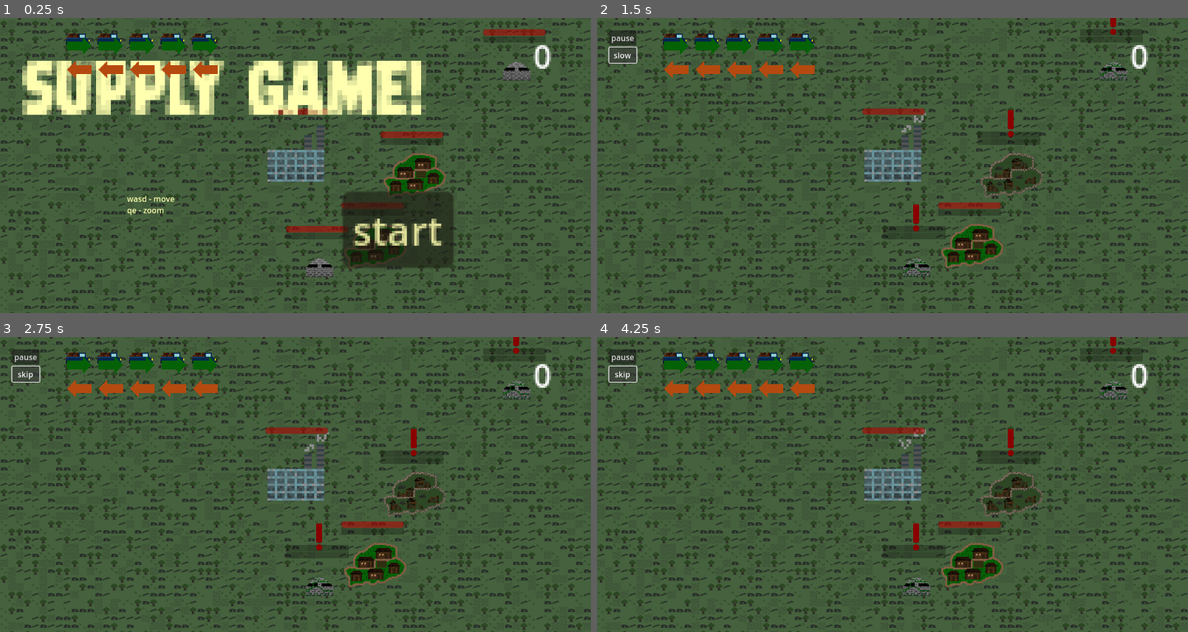
Above: before the commit, frames 1-4 (two rows, left to right).
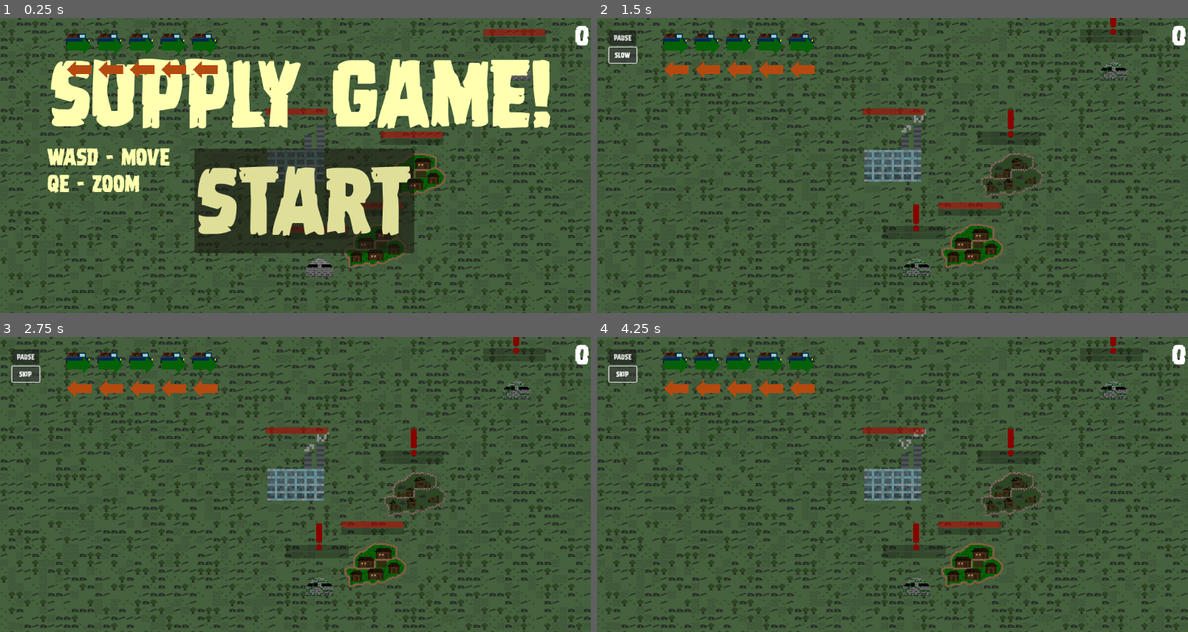
Above: after the commit, the same moments.

Repository: lewis785/ludum-dare-53
Game: Godot game, scene res://scenes/main.tscn
The game is run twice, just before and just after one commit, with the same random seed, the same clock (stepped at 60 frames per second) and the same inputs.
Inputs:
- Up to frame 1 (0.25 s): no input
- Up to frame 2 (1.5 s): click "start" at 0.5 s; click "skip" at 1.25 s
- Up to frame 3 (2.75 s): click "slow" at 2 s
- Up to frame 4 (4.25 s): click "skip" at 2.75 s; click "slow" at 3.5 s

The runs differ from the first frame. In frame 1, 29% of the frame differs, in the area x 3-100%, y 2-85%; in frame 2, 0.4%; in frame 3, 0.4%; in frame 4, 0.4%.

Commit message:
fix: font bullshit

Diff:
--- a/scenes/menu/menu.tscn
+++ b/scenes/menu/menu.tscn
@@ -8,13 +8,20 @@
 
 [sub_resource type="LabelSettings" id="LabelSettings_2qd1q"]
 font = ExtResource("3_73n7m")
+font_size = 200
+
+[sub_resource type="LabelSettings" id="LabelSettings_p1axt"]
+font = ExtResource("3_73n7m")
+font_size = 50
 
 [sub_resource type="LabelSettings" id="LabelSettings_ucgmr"]
 font = ExtResource("3_73n7m")
-font_size = 20
+font_size = 200
 
 [sub_resource type="LabelSettings" id="LabelSettings_2ooo7"]
+line_spacing = 1.0
 font = ExtResource("3_73n7m")
+font_size = 70
 
 [node name="menu" type="Node2D"]
 process_mode = 3
@@ -35,12 +42,11 @@
 anchors_preset = 5
 anchor_left = 0.5
 anchor_right = 0.5
-offset_left = -555.0
-offset_top = -243.0
-offset_right = -449.0
-offset_bottom = -217.0
+offset_left = -499.0
+offset_top = -248.0
+offset_right = 521.0
+offset_bottom = -41.0
 grow_horizontal = 2
-scale = Vector2(10, 10)
 text = "Supply Game!"
 label_settings = SubResource("LabelSettings_2qd1q")
 
@@ -50,24 +56,25 @@
 anchor_top = 0.5
 anchor_right = 0.5
 anchor_bottom = 0.5
-offset_left = 96.0
-offset_top = 53.0
-offset_right = 141.0
-offset_bottom = 84.0
+offset_left = -151.0
+offset_top = -9.0
+offset_right = 186.0
+offset_bottom = 152.0
 grow_horizontal = 2
 grow_vertical = 2
-scale = Vector2(5, 5)
+theme_override_fonts/font = ExtResource("3_73n7m")
+theme_override_font_sizes/font_size = 200
 text = "start"
 
-[node name="controls" type="RichTextLabel" parent="CanvasLayer/start"]
+[node name="controls" type="Label" parent="CanvasLayer/start"]
 custom_minimum_size = Vector2(400, 200)
-offset_left = -342.0
-offset_top = 56.0
-offset_right = 58.0
-offset_bottom = 256.0
+offset_left = -504.0
+offset_top = -43.0
+offset_right = -104.0
+offset_bottom = 157.0
 text = "wasd - move
 qe - zoom"
-fit_content = true
+label_settings = SubResource("LabelSettings_p1axt")
 
 [node name="controls" type="Node2D" parent="CanvasLayer"]
 
@@ -80,6 +87,7 @@
 offset_top = 25.0
 offset_right = 80.0
 offset_bottom = 56.0
+theme_override_fonts/font = ExtResource("3_73n7m")
 text = "pause"
 metadata/_edit_use_anchors_ = true
 
@@ -92,6 +100,7 @@
 offset_top = 60.0
 offset_right = 80.0
 offset_bottom = 91.0
+theme_override_fonts/font = ExtResource("3_73n7m")
 text = "skip"
 metadata/_edit_use_anchors_ = true
 
@@ -108,22 +117,22 @@
 anchor_top = 0.5
 anchor_right = 0.5
 anchor_bottom = 0.5
-offset_left = 51.0
-offset_top = 110.0
-offset_right = 140.0
-offset_bottom = 135.0
+offset_left = 183.0
+offset_top = 145.0
+offset_right = 1067.0
+offset_bottom = 352.0
 grow_horizontal = 2
 grow_vertical = 2
-scale = Vector2(10, 10)
 text = "Game Over!"
 label_settings = SubResource("LabelSettings_ucgmr")
 
 [node name="restart_button" type="Button" parent="CanvasLayer/end"]
-offset_left = 649.0
-offset_top = 377.0
-offset_right = 737.0
-offset_bottom = 408.0
-scale = Vector2(3, 3)
+offset_left = 674.0
+offset_top = 382.0
+offset_right = 1068.0
+offset_bottom = 483.0
+theme_override_fonts/font = ExtResource("3_73n7m")
+theme_override_font_sizes/font_size = 90
 text = "Play Again
 "
 
@@ -138,10 +147,10 @@
 score_label = NodePath("score")
 
 [node name="score" type="Label" parent="CanvasLayer/end/Node2D"]
-offset_left = 212.0
-offset_top = 383.0
-offset_right = 300.0
-scale = Vector2(5, 5)
+offset_left = 284.0
+offset_top = 396.0
+offset_right = 611.0
+offset_bottom = 470.0
 text = "Score: 9000"
 label_settings = SubResource("LabelSettings_2ooo7")
 
--- a/scenes/score/score_display.tscn
+++ b/scenes/score/score_display.tscn
@@ -1,6 +1,7 @@
-[gd_scene load_steps=2 format=3 uid="uid://du2mrpacolk4i"]
+[gd_scene load_steps=3 format=3 uid="uid://du2mrpacolk4i"]
 
 [ext_resource type="Script" path="res://scenes/score/score.gd" id="1_5wncp"]
+[ext_resource type="FontFile" uid="uid://d0nym5e6k1aje" path="res://fonts/dreadringer.ttf" id="2_0w85s"]
 
 [node name="ScoreDisplay" type="Node2D" node_paths=PackedStringArray("score_label")]
 script = ExtResource("1_5wncp")
@@ -9,11 +10,12 @@
 [node name="CanvasLayer" type="CanvasLayer" parent="."]
 
 [node name="ScoreLabel" type="Label" parent="CanvasLayer"]
-offset_left = 791.0
-offset_top = 31.0
-offset_right = 874.0
-offset_bottom = 57.0
-scale = Vector2(4, 4)
+offset_left = 958.0
+offset_top = 5.0
+offset_right = 1196.0
+offset_bottom = 70.0
+theme_override_fonts/font = ExtResource("2_0w85s")
+theme_override_font_sizes/font_size = 60
 text = "0
 "
 horizontal_alignment = 2
Not shown: 1 places in scenes/menu/menu.tscn that only renumber resources
